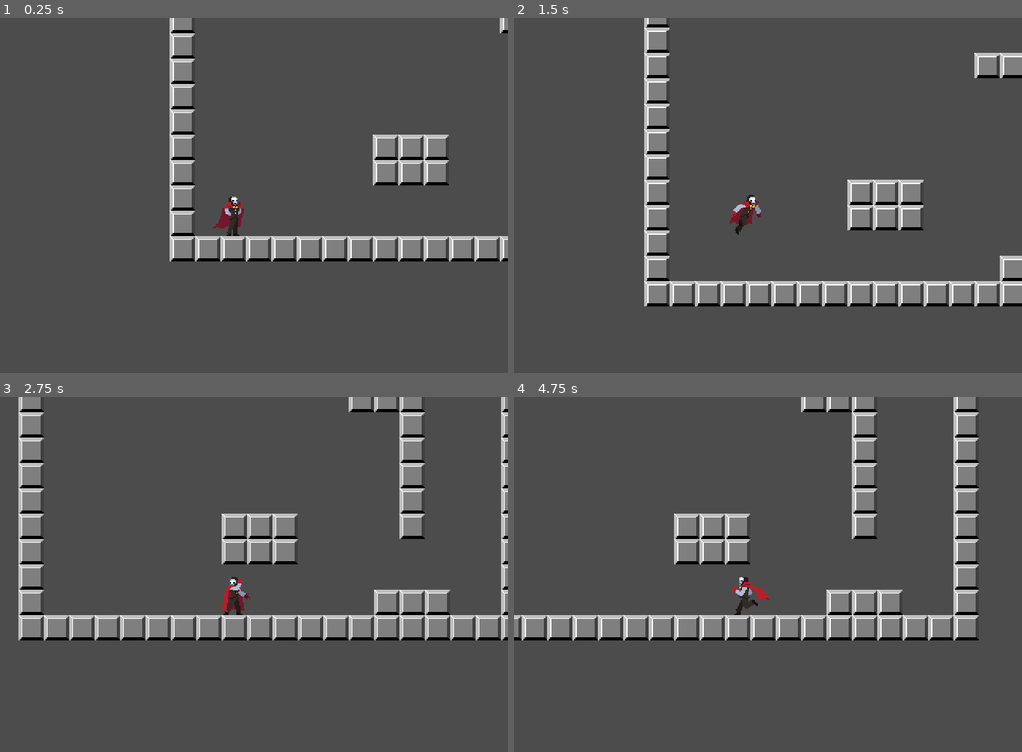
Above: before the commit, frames 1-4 (two rows, left to right).
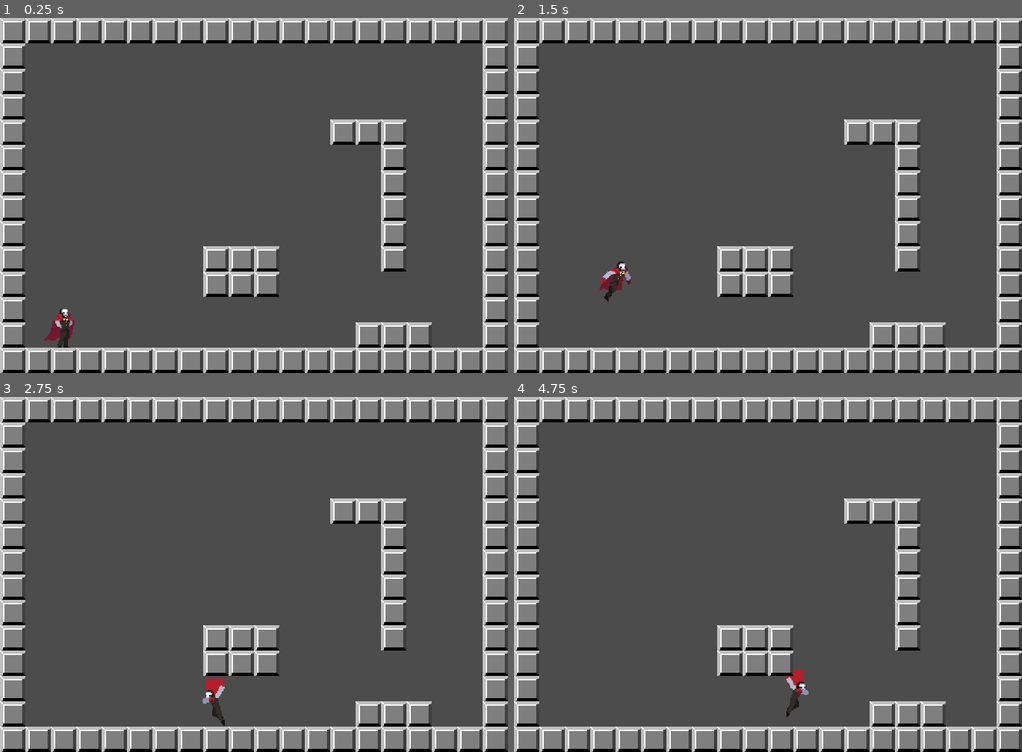
Above: after the commit, the same moments.

Repository: hectorid/jeonsa_prototype
Game: Godot game, scene res://scenes/Level.tscn
The game is run twice, just before and just after one commit, with the same random seed, the same clock (stepped at 60 frames per second) and the same inputs.
Inputs:
- Up to frame 1 (0.25 s): no input
- Up to frame 2 (1.5 s): hold J (attack) 0.53-1.28 s; hold D (move_right) from 0.53 s (still down); tap K (jump) at 0.77, 0.8, 1.07, 1.35 s; tap Enter at 1.25 s
- Up to frame 3 (2.75 s): tap K (jump) at 1.52, 1.82, 2.3 s; tap J (attack) at 1.55 s; release D (move_right) at 2.03 s; hold A (move_left) from 2.03 s (still down); hold J (attack) from 2.03 s (still down)
- Up to frame 4 (4.75 s): tap Space at 2.75 s; release A (move_left) at 2.78 s; release J (attack) at 2.78 s; hold D (move_right) 2.78-4.28 s; tap J (attack) at 2.85, 4.35 s; tap K (jump) at 3.02, 3.32, 3.6, 3.77, 4.07, 4.52 s; hold A (move_left) from 4.28 s (still down)

The runs differ from the first frame. In frame 1, 33% of the frame differs, in the area x 0-100%, y 0-100%; in frame 2, 35%; in frame 3, 37%; in frame 4, 37%.

Commit message:
Improved some animations

Diff:
--- a/scenes/Player.tscn
+++ b/scenes/Player.tscn
@@ -8,7 +8,7 @@
 
 [sub_resource type="Animation" id=2]
 resource_name = "attack"
-length = 0.1
+length = 0.25
 tracks/0/type = "value"
 tracks/0/path = NodePath("Sprite:frame")
 tracks/0/interp = 1
@@ -23,6 +23,86 @@
 }
 
 [sub_resource type="Animation" id=3]
+resource_name = "attack-45"
+length = 0.25
+tracks/0/type = "value"
+tracks/0/path = NodePath("Sprite:frame")
+tracks/0/interp = 1
+tracks/0/loop_wrap = true
+tracks/0/imported = false
+tracks/0/enabled = true
+tracks/0/keys = {
+"times": PoolRealArray( 0 ),
+"transitions": PoolRealArray( 1 ),
+"update": 0,
+"values": [ 20 ]
+}
+
+[sub_resource type="Animation" id=4]
+resource_name = "attack-90"
+length = 0.25
+tracks/0/type = "value"
+tracks/0/path = NodePath("Sprite:frame")
+tracks/0/interp = 1
+tracks/0/loop_wrap = true
+tracks/0/imported = false
+tracks/0/enabled = true
+tracks/0/keys = {
+"times": PoolRealArray( 0 ),
+"transitions": PoolRealArray( 1 ),
+"update": 0,
+"values": [ 19 ]
+}
+
+[sub_resource type="Animation" id=5]
+resource_name = "attack0"
+length = 0.25
+tracks/0/type = "value"
+tracks/0/path = NodePath("Sprite:frame")
+tracks/0/interp = 1
+tracks/0/loop_wrap = true
+tracks/0/imported = false
+tracks/0/enabled = true
+tracks/0/keys = {
+"times": PoolRealArray( 0 ),
+"transitions": PoolRealArray( 1 ),
+"update": 0,
+"values": [ 21 ]
+}
+
+[sub_resource type="Animation" id=6]
+resource_name = "attack45"
+length = 0.25
+tracks/0/type = "value"
+tracks/0/path = NodePath("Sprite:frame")
+tracks/0/interp = 1
+tracks/0/loop_wrap = true
+tracks/0/imported = false
+tracks/0/enabled = true
+tracks/0/keys = {
+"times": PoolRealArray( 0 ),
+"transitions": PoolRealArray( 1 ),
+"update": 0,
+"values": [ 22 ]
+}
+
+[sub_resource type="Animation" id=7]
+resource_name = "attack90"
+length = 0.25
+tracks/0/type = "value"
+tracks/0/path = NodePath("Sprite:frame")
+tracks/0/interp = 1
+tracks/0/loop_wrap = true
+tracks/0/imported = false
+tracks/0/enabled = true
+tracks/0/keys = {
+"times": PoolRealArray( 0 ),
+"transitions": PoolRealArray( 1 ),
+"update": 0,
+"values": [ 23 ]
+}
+
+[sub_resource type="Animation" id=8]
 length = 0.1
 tracks/0/type = "value"
 tracks/0/path = NodePath("Sprite:frame")
@@ -53,7 +133,23 @@
 "values": [ 15, 16 ]
 }
 
-[sub_resource type="Animation" id=5]
+[sub_resource type="Animation" id=10]
+resource_name = "fall_in"
+length = 0.1
+tracks/0/type = "value"
+tracks/0/path = NodePath("Sprite:frame")
+tracks/0/interp = 1
+tracks/0/loop_wrap = true
+tracks/0/imported = false
+tracks/0/enabled = true
+tracks/0/keys = {
+"times": PoolRealArray( 0 ),
+"transitions": PoolRealArray( 1 ),
+"update": 1,
+"values": [ 14 ]
+}
+
+[sub_resource type="Animation" id=11]
 length = 0.6
 loop = true
 tracks/0/type = "value"
@@ -85,22 +181,22 @@
 "values": [ 12, 13 ]
 }
 
-[sub_resource type="Animation" id=7]
-length = 0.1
-tracks/0/type = "value"
-tracks/0/path = NodePath("Sprite:frame")
-tracks/0/interp = 1
-tracks/0/loop_wrap = true
-tracks/0/imported = false
-tracks/0/enabled = true
-tracks/0/keys = {
-"times": PoolRealArray( 0 ),
-"transitions": PoolRealArray( 1 ),
+[sub_resource type="Animation" id=13]
+length = 0.2
+tracks/0/type = "value"
+tracks/0/path = NodePath("Sprite:frame")
+tracks/0/interp = 1
+tracks/0/loop_wrap = true
+tracks/0/imported = false
+tracks/0/enabled = true
+tracks/0/keys = {
+"times": PoolRealArray( 0, 0.1 ),
+"transitions": PoolRealArray( 1, 1 ),
 "update": 1,
-"values": [ 17 ]
-}
-
-[sub_resource type="Animation" id=8]
+"values": [ 17, 18 ]
+}
+
+[sub_resource type="Animation" id=14]
 length = 0.6
 loop = true
 tracks/0/type = "value"
@@ -131,8 +227,8 @@
 
 [node name="Sprite" type="Sprite" parent="."]
 texture = ExtResource( 2 )
-hframes = 25
-frame = 16
+hframes = 26
+frame = 18
 
 [node name="Collision" type="CollisionShape2D" parent="."]
 position = Vector2( 0, 6 )
@@ -141,7 +237,6 @@
 [node name="Camera" type="Camera2D" parent="."]
 visible = false
 position = Vector2( 20, -14 )
-current = true
 drag_margin_left = 0.0
 drag_margin_top = 0.0
 drag_margin_right = 0.0
@@ -150,10 +245,16 @@
 [node name="AnimPlayer" type="AnimationPlayer" parent="."]
 autoplay = "idle"
 anims/attack = SubResource( 2 )
-anims/charge = SubResource( 3 )
-anims/fall = SubResource( 4 )
-anims/idle = SubResource( 5 )
-anims/jump = SubResource( 6 )
-anims/latch = SubResource( 7 )
-anims/run = SubResource( 8 )
-script = SubResource( 9 )
+anims/attack-45 = SubResource( 3 )
+anims/attack-90 = SubResource( 4 )
+anims/attack0 = SubResource( 5 )
+anims/attack45 = SubResource( 6 )
+anims/attack90 = SubResource( 7 )
+anims/charge = SubResource( 8 )
+anims/fall = SubResource( 9 )
+anims/fall_in = SubResource( 10 )
+anims/idle = SubResource( 11 )
+anims/jump = SubResource( 12 )
+anims/latch = SubResource( 13 )
+anims/run = SubResource( 14 )
+script = SubResource( 15 )
--- a/scripts/Player.gd
+++ b/scripts/Player.gd
@@ -106,13 +106,18 @@
 		print(STATE[state])
 	match state:
 		IDLE:
-			$AnimPlayer.switch('idle')
+			if on_enter_state:
+				if prev_state == ATTACK:
+					$AnimPlayer.queue('idle')
+				else:
+					$AnimPlayer.play('idle')
+
 
 			if INPUT_ATTACK_PRESS:
 				next_state = CHARGE
 			elif INPUT_JUMP_PRESS or velocity.y < 0:
 				next_state = JUMP
-			elif moving:
+			elif moving and not on_wall:
 				next_state = RUN
 		RUN:
 			$AnimPlayer.switch('run')
@@ -125,7 +130,7 @@
 				next_state = JUMP
 			elif not on_floor:
 				next_state = FALL
-			elif not moving:
+			elif not moving or on_wall:
 				next_state = IDLE
 		JUMP:
 			if on_enter_state:
@@ -140,7 +145,9 @@
 			elif velocity.y >= 0:
 				next_state = FALL
 		FALL:
-			$AnimPlayer.switch('fall')
+			if on_enter_state:
+				$AnimPlayer.play("fall_in")
+				$AnimPlayer.queue("fall")
 
 			sprite_flip = move_direction.x
 
@@ -168,10 +175,10 @@
 
 			sprite_flip = -move_direction.x
 
-			grav_modifier = 0.5
-
-			if on_wall and velocity.y > 0:
-				velocity.y = 0
+			grav_modifier = 0.1
+
+#			if on_wall and velocity.y > 0:
+#				velocity.y = 0
 
 			if INPUT_JUMP_PRESS:
 				next_state = JUMP
@@ -192,9 +199,12 @@
 		velocity.x = 0
 
 	# GRAVITY
-	velocity.y += vars['gravity'] * delta
-	if velocity.y > vars['max_gravity']:
-		velocity.y = vars['max_gravity']
+	var gravity: float =  vars['gravity'] * grav_modifier
+	var max_gravity : float = vars['max_gravity'] * grav_modifier
+
+	velocity.y += gravity * delta
+	if velocity.y > max_gravity:
+		velocity.y = max_gravity
 
 	# APPLY MOVEMENT
 	velocity = move_and_slide(velocity, FLOOR_NORMAL)
Not shown: 4 places in scenes/Player.tscn that only renumber resources
Binary file changed: sprites/mister_n_spritesheet.png
Binary file added: sprites/tile-set-tijolo.aseprite
